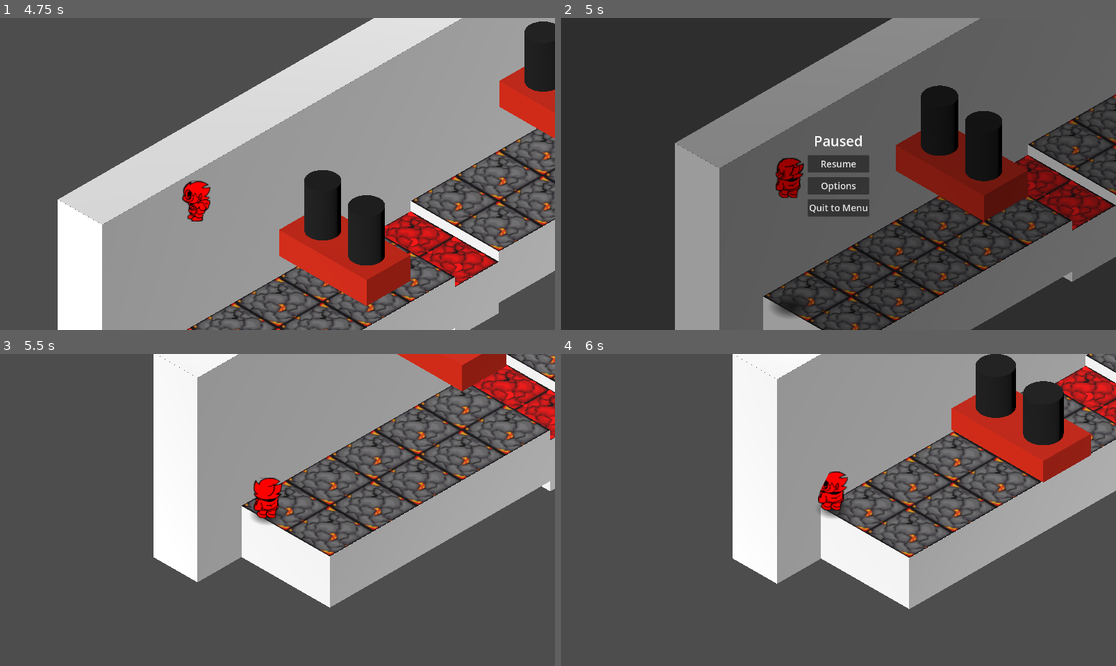
Above: before the commit, frames 1-4 (two rows, left to right).
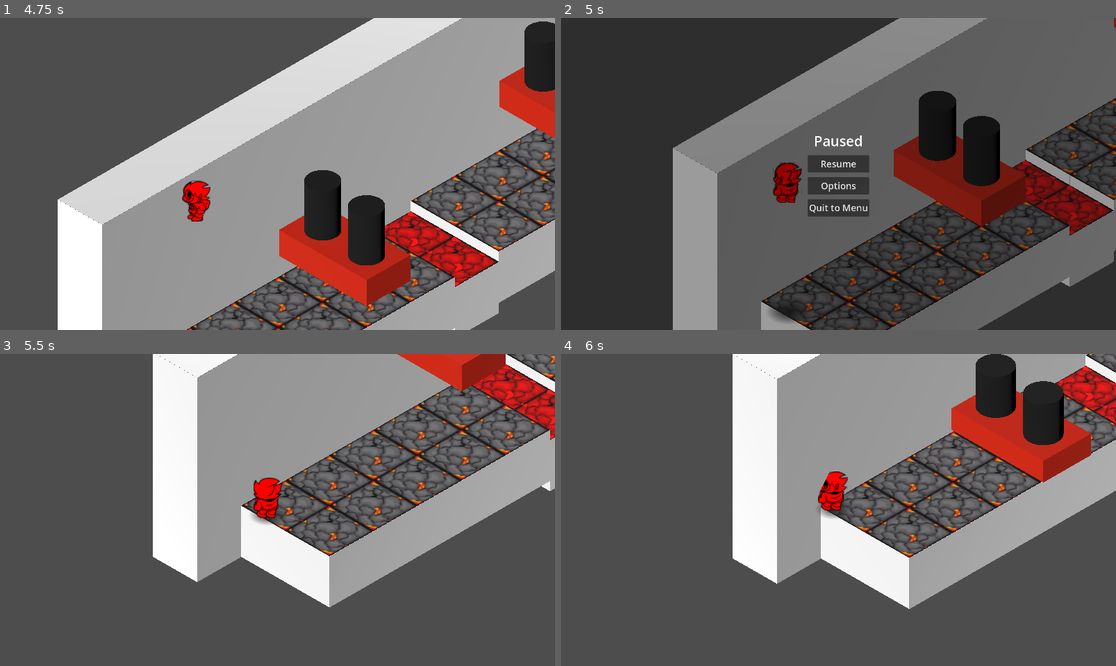
Above: after the commit, the same moments.

Repository: naraghost/trap_island
Game: Godot game, scene res://scenes/menu.tscn
The game is run twice, just before and just after one commit, with the same random seed, the same clock (stepped at 60 frames per second) and the same inputs.
Inputs (mouse positions are in pixels of both pictures, inside the frame that each line leads up to):
- Up to frame 1 (4.75 s): click (138, 64) at 0.5 s; move the mouse to (399, 158) at 1.27 s; hold Right (w_right) 1.28-2.03 s; click (399, 158) at 1.42 s; tap Space (jump) at 1.52, 2.27, 3.77, 4.52 s; move the mouse to (166, 189) at 2.02 s; hold Down (w_down) 2.03-2.78 s; move the mouse to (333, 105) at 2.77 s; hold Right (w_right) 2.78-3.53 s; move the mouse to (249, 236) at 3.52 s; hold Up (w_up) 3.53-4.28 s; click (249, 236) at 3.67 s; move the mouse to (444, 220) at 4.27 s; hold Left (w_left) from 4.28 s (still down)
- Up to frame 2 (5 s): keep holding Left (w_left); tap Escape (pause) at 4.9 s
- Up to frame 3 (5.5 s): release Left (w_left) at 5 s; click "Resume" at 5 s
- Up to frame 4 (6 s): move the mouse to (672, 463) at 5.77 s; hold Left (w_left) from 5.78 s (still down)

Frame 1 is identical in both runs. In frame 2, 11% of the frame differs, in the area x 20-100%, y 0-100%; in frame 3, 0.7%; in frame 4, less than 0.1%.

Commit message:
Refactored some scripts

Diff:
--- a/project.godot
+++ b/project.godot
@@ -19,7 +19,7 @@
 [autoload]
 
 ScreenShake="*res://globals/screen_shake.gd"
-OptionsManager="*res://scripts/options_manager.gd"
+OptionsManager="*res://globals/options_manager.gd"
 
 [display]
 
--- a/scenes/crushing_platform.tscn
+++ b/scenes/crushing_platform.tscn
@@ -43,3 +43,5 @@
 transform = Transform3D(1, 0, 0, 0, 1, 0, 0, 0, 1, 0.25, 0.35, 0)
 mesh = SubResource("CylinderMesh_ww2c1")
 skeleton = NodePath("")
+
+[connection signal="body_entered" from="Area3D" to="." method="_on_body_entered"]
--- a/scenes/menu.tscn
+++ b/scenes/menu.tscn
@@ -1,6 +1,6 @@
 [gd_scene load_steps=47 format=3 uid="uid://j72ee3efp2kd"]
 
-[ext_resource type="Script" uid="uid://b14yif58nvmyk" path="res://scripts/menu.gd" id="1_kxmvd"]
+[ext_resource type="Script" uid="uid://b14yif58nvmyk" path="res://scripts/ui/menu.gd" id="1_kxmvd"]
 [ext_resource type="Texture2D" uid="uid://c1kmlgn2mxdr8" path="res://scenes/menus/resources/background_texture.tres" id="3_con2f"]
 [ext_resource type="Texture2D" uid="uid://1p8xm81od3nf" path="res://assets/Trap Menu/Trap Island logo 2025.png" id="4_i6lef"]
 [ext_resource type="Texture2D" uid="uid://ucbf7mp1xu2f" path="res://assets/Trap Menu/Campaing button0001.png" id="5_70i5f"]
--- a/scenes/options_ui.tscn
+++ b/scenes/options_ui.tscn
@@ -1,7 +1,11 @@
-[gd_scene load_steps=0 format=3 uid="uid://c8j2u4q3xk1mv"]
+[gd_scene load_steps=2 format=3 uid="uid://c8j2u4q3xk1mv"]
 
-[node name="OptionsUI" type="VBoxContainer"]
+[ext_resource type="Script" uid="uid://tofehkuq0nv2" path="res://scripts/ui/options_ui.gd" id="1_k3vpy"]
+
+[node name="OptionsUI" type="VBoxContainer" node_paths=PackedStringArray("shake_slider")]
 theme_override_constants/separation = 16
+script = ExtResource("1_k3vpy")
+shake_slider = NodePath("ShakeContainer/ShakeSlider")
 
 [node name="Title" type="Label" parent="."]
 layout_mode = 2
@@ -29,3 +33,6 @@
 layout_mode = 2
 theme_override_font_sizes/font_size = 32
 text = "Back"
+
+[connection signal="value_changed" from="ShakeContainer/ShakeSlider" to="." method="_on_shake_value_changed"]
+[connection signal="button_up" from="BackButton" to="." method="_on_back_button_button_up"]
--- a/scenes/pause_menu.tscn
+++ b/scenes/pause_menu.tscn
@@ -1,9 +1,9 @@
 [gd_scene load_steps=3 format=3 uid="uid://d0rat0c8n0ry6"]
 
 [ext_resource type="PackedScene" uid="uid://c8j2u4q3xk1mv" path="res://scenes/options_ui.tscn" id="1_options"]
-[ext_resource type="Script" uid="uid://iqv6nixsfldx" path="res://scripts/pause_menu.gd" id="1_pause"]
+[ext_resource type="Script" uid="uid://iqv6nixsfldx" path="res://scripts/ui/pause_menu.gd" id="1_pause"]
 
-[node name="PauseMenu" type="Control"]
+[node name="PauseMenu" type="Control" node_paths=PackedStringArray("options_ui", "main_buttons")]
 process_mode = 3
 layout_mode = 3
 anchors_preset = 15
@@ -12,6 +12,8 @@
 grow_horizontal = 2
 grow_vertical = 2
 script = ExtResource("1_pause")
+options_ui = NodePath("CenterContainer/OptionsUI")
+main_buttons = NodePath("CenterContainer/MainButtons")
 
 [node name="ColorRect" type="ColorRect" parent="."]
 layout_mode = 1
@@ -31,7 +33,6 @@
 grow_vertical = 2
 
 [node name="MainButtons" type="VBoxContainer" parent="CenterContainer"]
-unique_name_in_owner = true
 layout_mode = 2
 theme_override_constants/separation = 16
 
@@ -60,10 +61,10 @@
 text = "Quit to Menu"
 
 [node name="OptionsUI" parent="CenterContainer" instance=ExtResource("1_options")]
-unique_name_in_owner = true
 visible = false
 layout_mode = 2
 
 [connection signal="pressed" from="CenterContainer/MainButtons/ResumeButton" to="." method="_on_resume_pressed"]
 [connection signal="pressed" from="CenterContainer/MainButtons/OptionsButton" to="." method="_on_options_pressed"]
 [connection signal="pressed" from="CenterContainer/MainButtons/QuitButton" to="." method="_on_quit_pressed"]
+[connection signal="visibility_changed" from="CenterContainer/OptionsUI" to="." method="_on_options_ui_visibility_changed"]
--- a/scripts/crushing_platform.gd
+++ b/scripts/crushing_platform.gd
@@ -9,8 +9,6 @@
 @export var shake_intensity: float = 0.2 # Screen shake intensity on impact
 @export var shake_duration: float = 0.2 # Screen shake duration on impact
 
-@onready var area3d: Area3D = $Area3D
-
 enum State {WAITING, ANTICIPATING, FALLING, IMPACT_PAUSE, RISING}
 var current_state: State = State.WAITING
 var initial_position: Vector3
@@ -21,7 +19,6 @@
 func _ready():
 	initial_position = global_position
 	initial_scale = scale
-	area3d.body_entered.connect(_on_body_entered)
 
 func _process(delta):
 	match current_state:
@@ -73,6 +70,5 @@
 	ScreenShake.trigger_shake(global_position, shake_intensity, shake_duration)
 
 func _on_body_entered(body: Node3D):
-	print("body: ", body)
 	if body is PlayerCharacter:
 		body.trigger_death()
--- a/scripts/pause_menu.gd
+++ /dev/null
@@ -1,70 +0,0 @@
-extends Control
-
-@onready var main_buttons = %MainButtons
-@onready var options_ui = %OptionsUI
-@onready var options_manager = get_node("/root/OptionsManager")
-
-var is_paused = false
-
-func _ready():
-	# Make sure we start unpaused and can process input
-	process_mode = Node.PROCESS_MODE_ALWAYS
-	is_paused = false
-	get_tree().paused = false
-	hide()
-
-	options_ui.get_node("BackButton").pressed.connect(_on_options_back_pressed)
-	options_ui.get_node("ShakeContainer/ShakeSlider").value_changed.connect(_on_shake_value_changed)
-	# get_node("CenterContainer/MainButtons/ResumeButton").pressed.connect(_on_resume_pressed)
-	# get_node("CenterContainer/MainButtons/OptionsButton").pressed.connect(_on_options_pressed)
-	# get_node("CenterContainer/MainButtons/QuitButton").pressed.connect(_on_quit_pressed)
-
-func _unhandled_input(event):
-	if event.is_action_pressed("pause"):
-		print("Pause key pressed!") # Debug print
-		if options_ui.visible:
-			_show_main_menu()
-		else:
-			toggle_pause()
-		get_viewport().set_input_as_handled()
-
-func toggle_pause():
-	print("Toggling pause. Current state:", is_paused) # Debug print
-	is_paused = !is_paused
-
-	# Instead of using tree.paused directly, we'll pause specific nodes
-	# This prevents the default gray overlay
-	var world = get_tree().get_root().get_node("World")
-	if world:
-		world.process_mode = Node.PROCESS_MODE_DISABLED if is_paused else Node.PROCESS_MODE_INHERIT
-
-	visible = is_paused
-	if visible:
-		_show_main_menu()
-	print("New pause state:", is_paused) # Debug print
-
-func _show_main_menu():
-	main_buttons.show()
-	options_ui.hide()
-
-func _show_options():
-	main_buttons.hide()
-	options_ui.show()
-	options_ui.get_node("ShakeContainer/ShakeSlider").value = options_manager.get_screen_shake_intensity()
-
-func _on_resume_pressed():
-	toggle_pause()
-
-func _on_options_pressed():
-	_show_options()
-
-func _on_quit_pressed():
-	get_tree().paused = false
-	get_tree().change_scene_to_file("res://scenes/menu.tscn")
-
-func _on_options_back_pressed():
-	_show_main_menu()
-
-func _on_shake_value_changed(value: float):
-	options_manager.set_screen_shake_intensity(value)
-	options_manager.save_options()
--- /dev/null
+++ b/scripts/ui/options_ui.gd
@@ -0,0 +1,15 @@
+extends VBoxContainer
+class_name OptionsUI
+
+@export var shake_slider: Slider
+
+func show_options():
+	show()
+	shake_slider.value = OptionsManager.get_screen_shake_intensity()
+
+func _on_back_button_button_up() -> void:
+	hide()
+
+func _on_shake_value_changed(value: float):
+	OptionsManager.set_screen_shake_intensity(value)
+	OptionsManager.save_options()
--- /dev/null
+++ b/scripts/ui/pause_menu.gd
@@ -0,0 +1,40 @@
+extends Control
+
+@export var options_ui: OptionsUI
+@export var main_buttons: Control
+
+var is_paused = false:
+	set(value):
+		is_paused = value
+		get_tree().paused = is_paused
+		visible = is_paused
+		if visible:
+			_show_main_menu()
+
+func _ready():
+	is_paused = false
+	hide()
+
+func _unhandled_input(event):
+	if event.is_action_pressed("pause"):
+		is_paused = !is_paused
+		get_viewport().set_input_as_handled()
+
+func _show_main_menu():
+	main_buttons.show()
+	options_ui.hide()
+
+func _on_resume_pressed():
+	is_paused = false
+
+func _on_options_pressed():
+	main_buttons.hide()
+	options_ui.show_options()
+
+func _on_quit_pressed():
+	get_tree().paused = false
+	get_tree().change_scene_to_file("res://scenes/menu.tscn")
+
+func _on_options_ui_visibility_changed() -> void:
+	if not options_ui.visible:
+		_show_main_menu()
Renamed: scripts/options_manager.gd -> globals/options_manager.gd
Renamed: scripts/options_manager.gd.uid -> globals/options_manager.gd.uid
Renamed: scripts/menu.gd -> scripts/ui/menu.gd
Renamed: scripts/menu.gd.uid -> scripts/ui/menu.gd.uid
Not shown, added: scripts/ui/options_ui.gd.uid
Renamed: scripts/pause_menu.gd.uid -> scripts/ui/pause_menu.gd.uid
